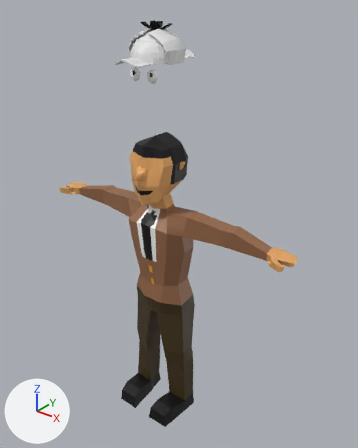
Two versions of the Blender file My dreams and visions.blend, one commit apart.
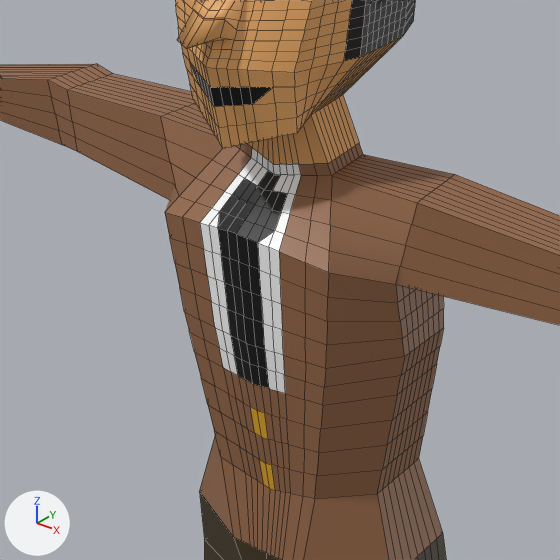
There are two pictures of each version: one whole from a 50 mm camera at (12.49, -14.47, 6.69) aimed at (0.43, 0.6, -2.65), one close up on the part from 25% to 62% of the width and 38% to 67% of the height. Every picture has the same lights, and +X, +Y and +Z are marked at lower left. The last two pictures show the newer version. The close-ups show mesh edges as thin lines.

The first close-up shows 'Human.001'.
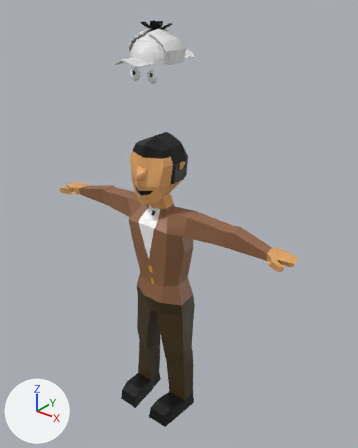
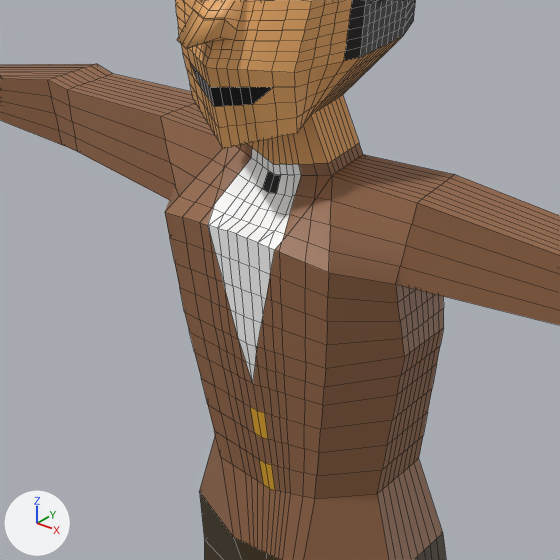
The change in detail:
me_cube_001 is used by ob_human_001; location (0.0, 0.0, 0.0).
me_cube_001 had 2533 vertices, 2515 faces and spanned x -6.16..6.16, y -1.74..0.88, z -12.08..1.38.
me_cube_001 now has 2557 vertices, 2543 faces and spans x -6.16..6.16, y -1.74..0.88, z -12.08..1.38.
Part 1, on me_cube_001:
28 faces are deleted.
17 vertices in x -0.32..0.27, y -0.94..-0.62, z -2.11..-1.85 move by (0.0, 0.06, -0.05).
3 vertices in x -0.36..0.31, y -0.91..-0.77, z -2.12..-1.98 move by (0.0, 0.07, -0.05).
24 vertices are added at x -0.58..0.59, y -1.03..-0.59, z -3.66..-1.82.
18 new faces join them, mat_material_001 (white #ffffff).
36 new faces join them, mat_material_009 (brown #966949).
2 new faces join them, mat_material (black #000000).
me_cube_001 part 2: 16 faces spanning x -0.51..0.48, y -1.01..-0.87, z -3.9..-2.53 switch from mat_material_001 (white #ffffff) to mat_material_009 (brown #966949).
me_cube_001 part 3: 30 faces spanning x -0.36..0.34, y -1.07..-0.56, z -3.41..-1.9 switch from mat_material (black #000000) to mat_material_001 (white #ffffff).
me_cube_001 part 4: 3 faces spanning x -0.23..0.21, y -0.96..-0.88, z -3.9..-3.41 switch from mat_material (black #000000) to mat_material_009 (brown #966949).

Boxes [x1, y1, x2, y2] around the edits, measured in the close-ups (560 x 560 px):
part 1 of me_cube_001, cut back: [196, 146, 332, 386] in both
part 2 of me_cube_001, recoloured (white to brown): [204, 250, 285, 393] in both
part 3 of me_cube_001, recoloured (black to white): [218, 181, 287, 346] in both
part 4 of me_cube_001, recoloured (black to brown): [231, 336, 269, 389] in both
